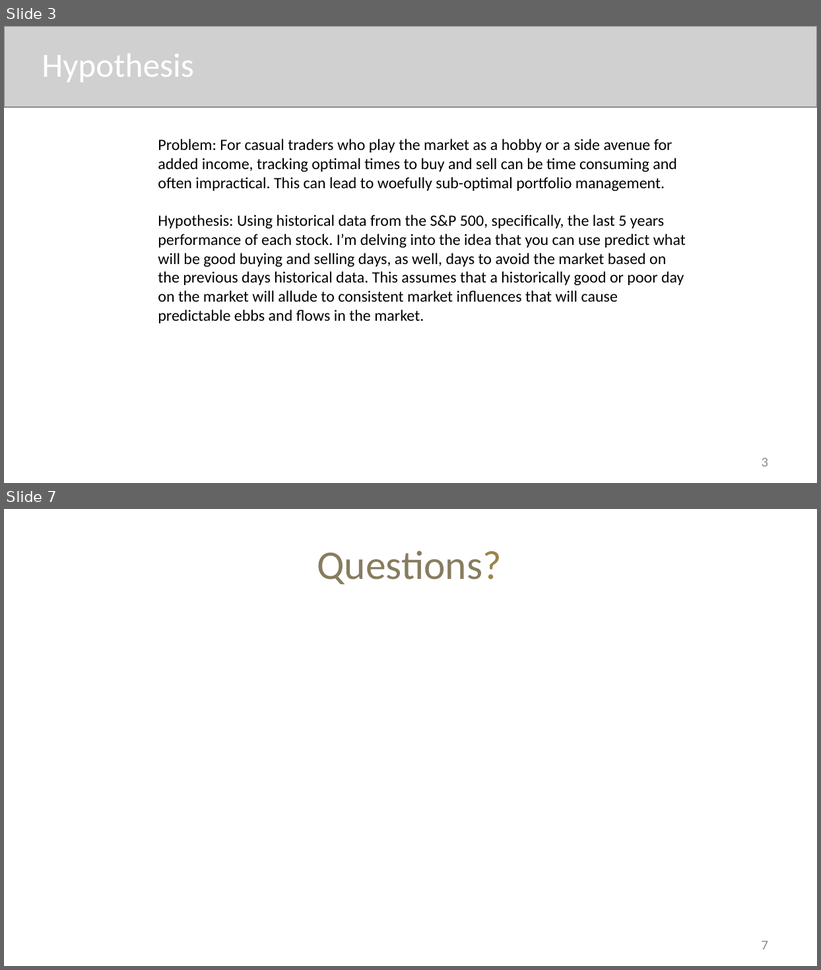
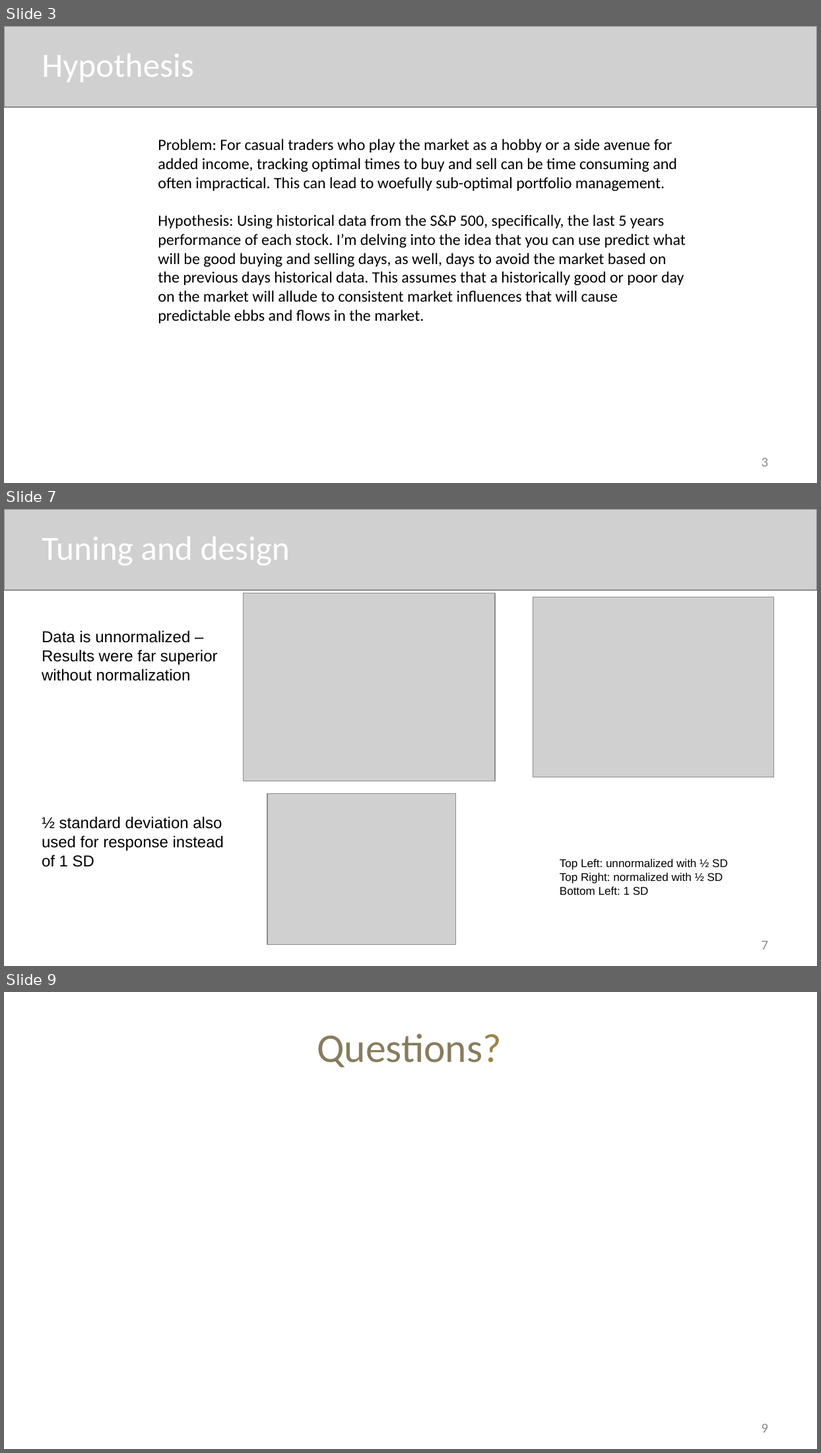
Before and after one commit to Calandra-a/S-P500-Daily-analysis, a slide deck: Anthony_Calandra_Term_Project.pptx. Shown one above the other, each under a label of ours: slides 3 and 7 before the commit, slides 3, 7 and 9 after it; the slides between them are not shown. The pictures are 821x970 and 821x1453 pixels, drawn with LibreOffice and Linux fonts; fonts in the diff are those of the drawing; grey boxes stand for pictures; background and template pictures are left out. Boxes give left, top, right and bottom in pixels: in the first picture for what was removed or moved away, otherwise in the second. Text is boxed around its words. In the diff, an @@ line names an element or a change of style, - is before the commit and + after.

```diff
--- a/Anthony_Calandra_Term_Project.pptx
+++ b/Anthony_Calandra_Term_Project.pptx
@@ slide 7 added at (x1=4, y1=509, x2=817, y2=966), background #FFFFFF @@
@@ picture added at (x1=4, y1=509, x2=817, y2=590) @@
@@ title added at (x1=42, y1=537, x2=290, y2=565), 30 pt, text #FFFFFF @@
+Tuning and design
@@ picture added at (x1=243, y1=593, x2=495, y2=780) @@
@@ picture added at (x1=533, y1=597, x2=774, y2=778) @@
@@ text added at (x1=42, y1=630, x2=218, y2=681), 14 pt, text #000000 @@
+Data is unnormalized – Results were far superior without normalization
@@ picture added at (x1=267, y1=793, x2=456, y2=945) @@
@@ text added at (x1=42, y1=817, x2=224, y2=867), 14 pt, text #000000 @@
+½ standard deviation also used for response instead of 1 SD
@@ text added at (x1=560, y1=859, x2=728, y2=895), 10 pt, text #000000 @@
+Top Left: unnormalized with ½ SD
+Top Right: normalized with ½ SD
+Bottom Left: 1 SD
@@ page number added at (x1=762, y1=941, x2=768, y2=950), 12 pt, text #888888 @@
+7
@@ what was slide 7 is now slide 9 @@
@@ page number at (x1=762, y1=1424, x2=768, y2=1433): text changed @@
-7
+9
```
Also in this commit, not shown: 2 slides changed, 2 other slides added, 1 slide removed, 1 other file.
